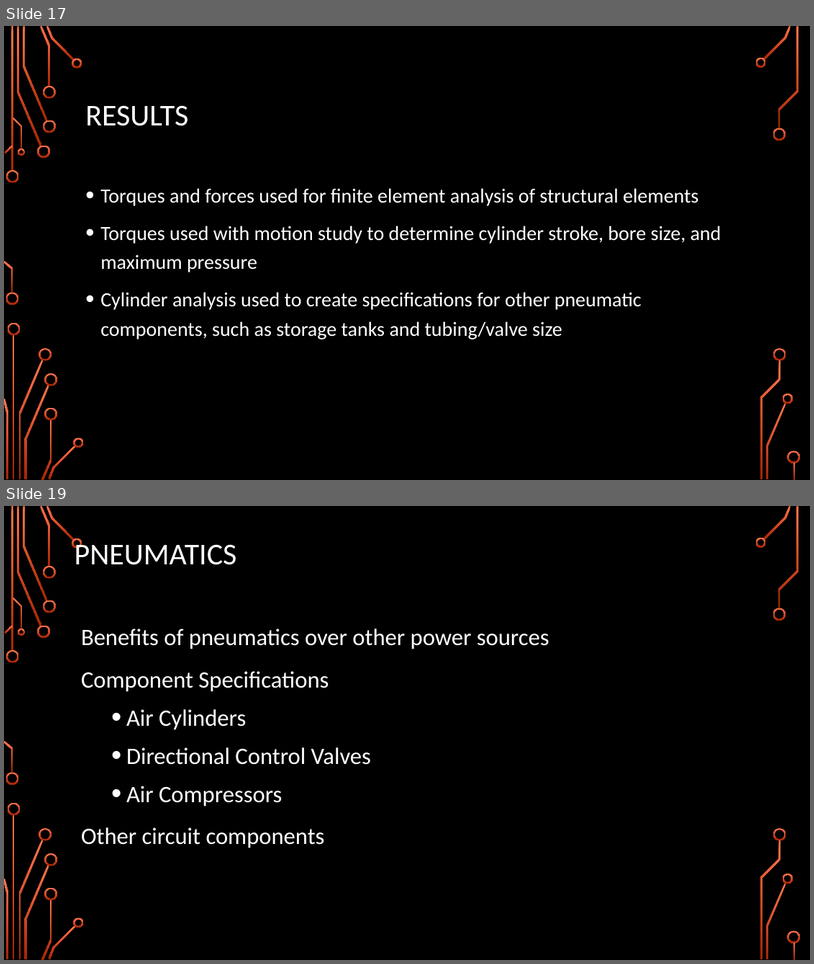
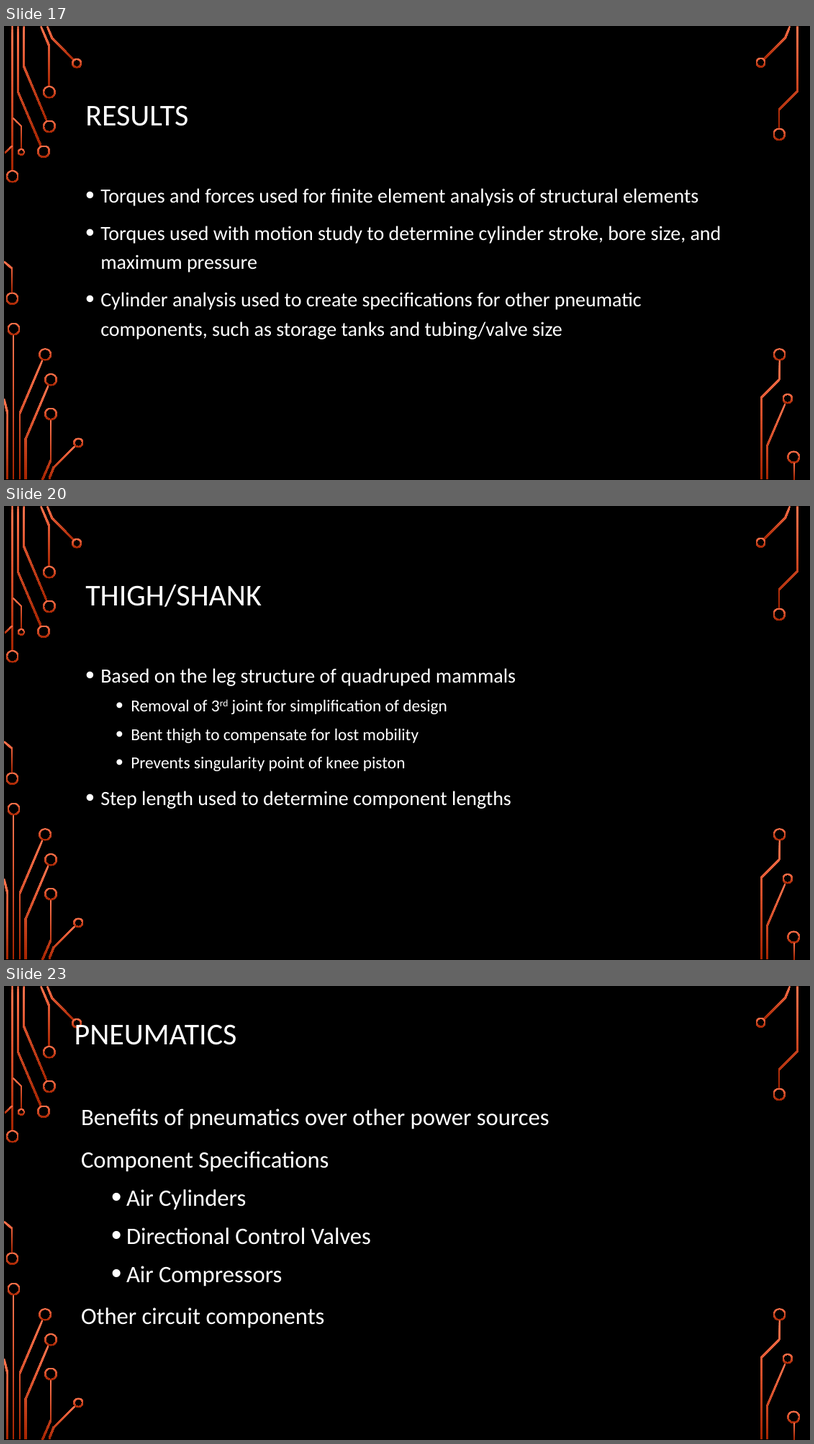
Before and after one commit to Logiant/AgileRoboticControls, a slide deck: Documentation/Presentation/Design Presentation/Design Presentation.pptx. Shown one above the other, each under a label of ours: slides 17 and 19 before the commit, slides 17, 20 and 23 after it; the slides between them are not shown. The pictures are 814x964 and 814x1444 pixels, drawn with LibreOffice and Linux fonts; fonts in the diff are those of the drawing; background and template pictures are left out. Boxes give left, top, right and bottom in pixels: in the first picture for what was removed or moved away, otherwise in the second. Text is boxed around its words. In the diff, an @@ line names an element or a change of style, - is before the commit and + after.

Commit message:
Design Presentation
Some updated slides

```diff
--- a/Documentation/Presentation/Design Presentation/Design Presentation.pptx
+++ b/Documentation/Presentation/Design Presentation/Design Presentation.pptx
@@ slide 20 added at [4, 506, 810, 960], background picture (left out); not listed: 36 template elements that a slide beside it also shows @@
@@ title added at [85, 584, 262, 607], 36 pt, text #FFFFFF @@
+THIGH/SHANK
@@ text added at [100, 668, 516, 808], 20 pt, text #FFFFFF @@
+• Based on the leg structure of quadruped mammals
+  • Removal of 3rd joint for simplification of design
+  • Bent thigh to compensate for lost mobility
+  • Prevents singularity point of knee piston
+• Step length used to determine component lengths
@@ what was slide 19 is now slide 23 @@
```
Also in this commit, not shown: 4 other slides added, 1 slide removed.
